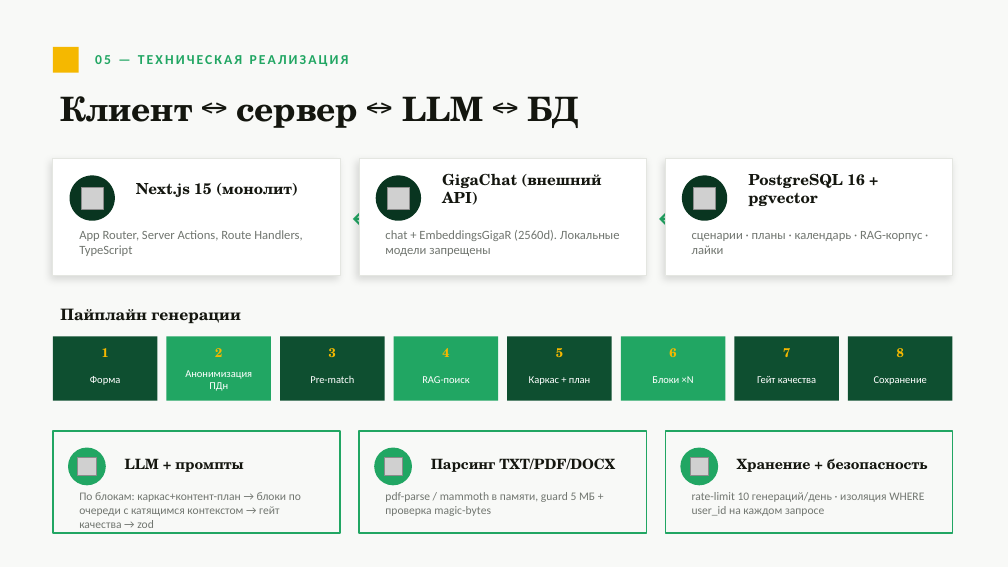
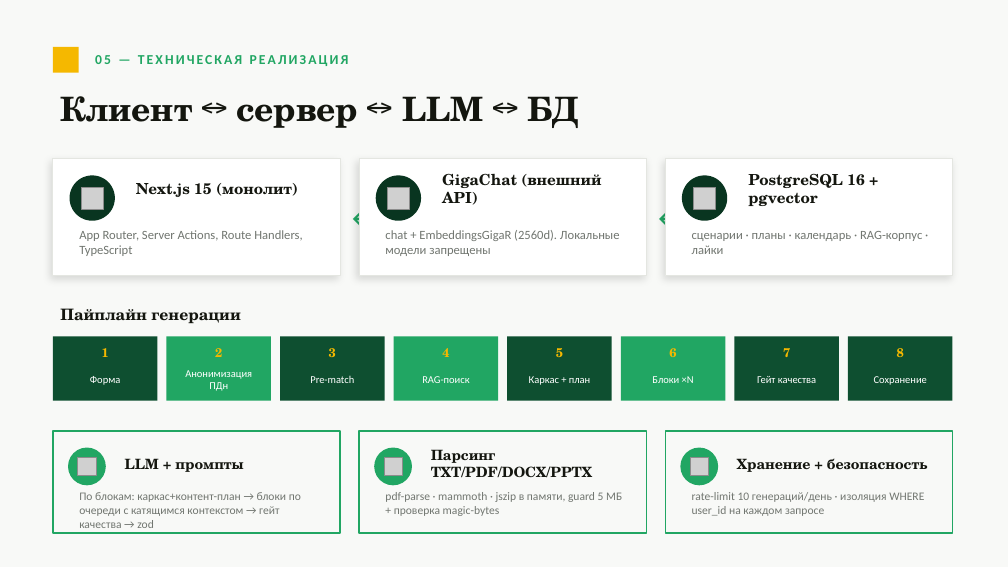
Before and after one commit to Caspernik-dev/s21_planwise, a slide deck: slide 5 of presentation/Planwise-Klassniy-Chas.pptx. Drawn at 1008x567 pixels with LibreOffice and Linux fonts; fonts in the diff are those of the drawing; grey boxes stand for pictures. Boxes give left, top, right and bottom in pixels: in the first picture for what was removed or moved away, otherwise in the second. Text is boxed around its words. In the diff, an @@ line names an element or a change of style, - is before the commit and + after.

Commit message:
presentation: актуализация под бриф — команда Planwise, PPTX-парсинг, режим показа, кликабельные ссылки

```diff
--- a/presentation/Planwise-Klassniy-Chas.pptx
+++ b/presentation/Planwise-Klassniy-Chas.pptx
@@ text at [431, 449, 592, 478]: text changed @@
-Парсинг TXT/PDF/DOCX
+Парсинг TXT/PDF/DOCX/PPTX
@@ text at [385, 492, 622, 516]: text changed @@
-pdf-parse / mammoth в памяти, guard 5 МБ + проверка magic-bytes
+pdf-parse · mammoth · jszip в памяти, guard 5 МБ + проверка magic-bytes
```
Also in this commit, not shown: 6 other slides changed, 3 other files.
